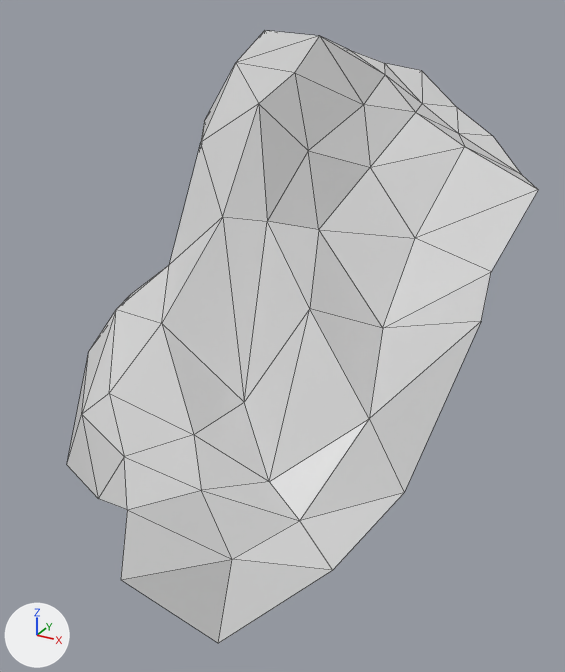
The COLLADA model assets/models/landscape-1.dae as it was, and as the next commit left it.
Before and after are seen from a 50 mm camera at (5.28, -9.87, 4.09) aimed at (0.14, -0.52, -0.58). Every picture has the same lights, and +X, +Y and +Z are marked at lower left. Mesh edges are drawn as thin lines.
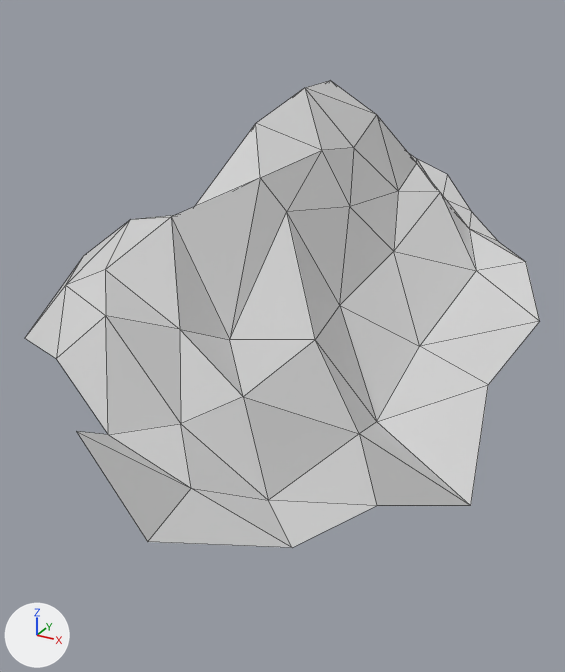
Where the change shows, as pixel boxes [x1, y1, x2, y2] in the pictures (565 x 672 px):
'Icosphere_002', reshaped, turned, rescaled: before [67, 30, 538, 643]; after [25, 81, 539, 548]

Diff of the bpy script that builds the scene:
```diff
--- a/assets/models/landscape-1.dae.py
+++ b/assets/models/landscape-1.dae.py
@@ me_icosphere_000 @@
 # used by ob_icosphere_002; location = (0.0, 0.0, 0.0); rotation_euler = (0.00873, 0.262, -1.571), in degrees (0.5, 15, -90); scale = (5.0, 5.0, 5.0)
-me_icosphere_000.from_pydata(...)  # 64 vertices, 103 faces; spans x -1.01..1.04, y -0.67..0.65, z -0.35..0.61
+me_icosphere_000.from_pydata(...)  # 64 vertices, 103 faces; spans x -3.51..3.43, y -5.19..5.08, z -2.08..2.7
+# me_icosphere_000 part 1: 64 of 64 vertices moved; they spanned x -1.01..1.04, y -0.67..0.65, z -0.35..0.61 and now span x -3.51..3.43, y -5.19..5.08, z -2.08..2.7; mean shift (0.13, 0.19, 0.21); largest move (0.99, 0.3, -0.25) -> (1.22, -5.17, -0.72)
 me_icosphere_000.materials.append(mat_material_001)
@@ ob_icosphere_002 @@
 ob_icosphere_002.location = (0.0, 0.0, 0.0)
-ob_icosphere_002.rotation_euler = (0.00873, 0.262, -1.571)  # degrees (0.5, 15, -90)
-ob_icosphere_002.scale = (5.0, 5.0, 5.0)
```
